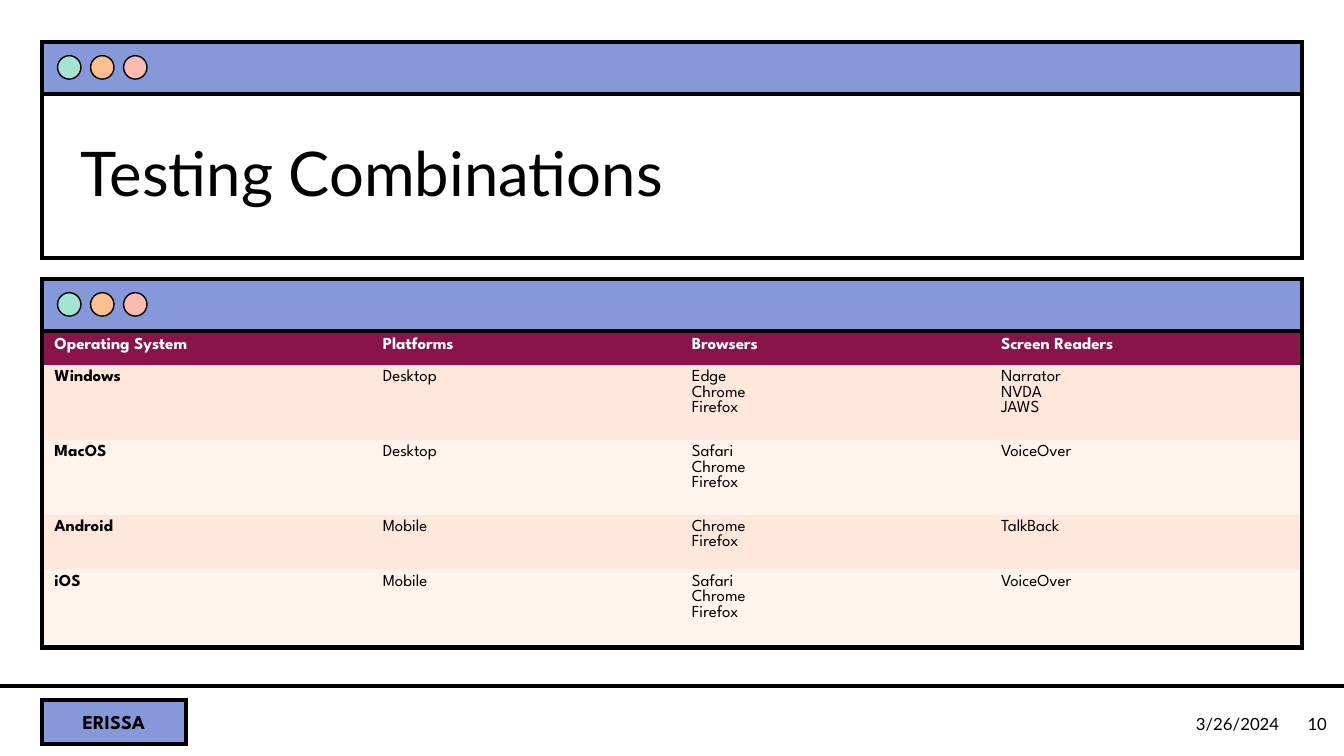
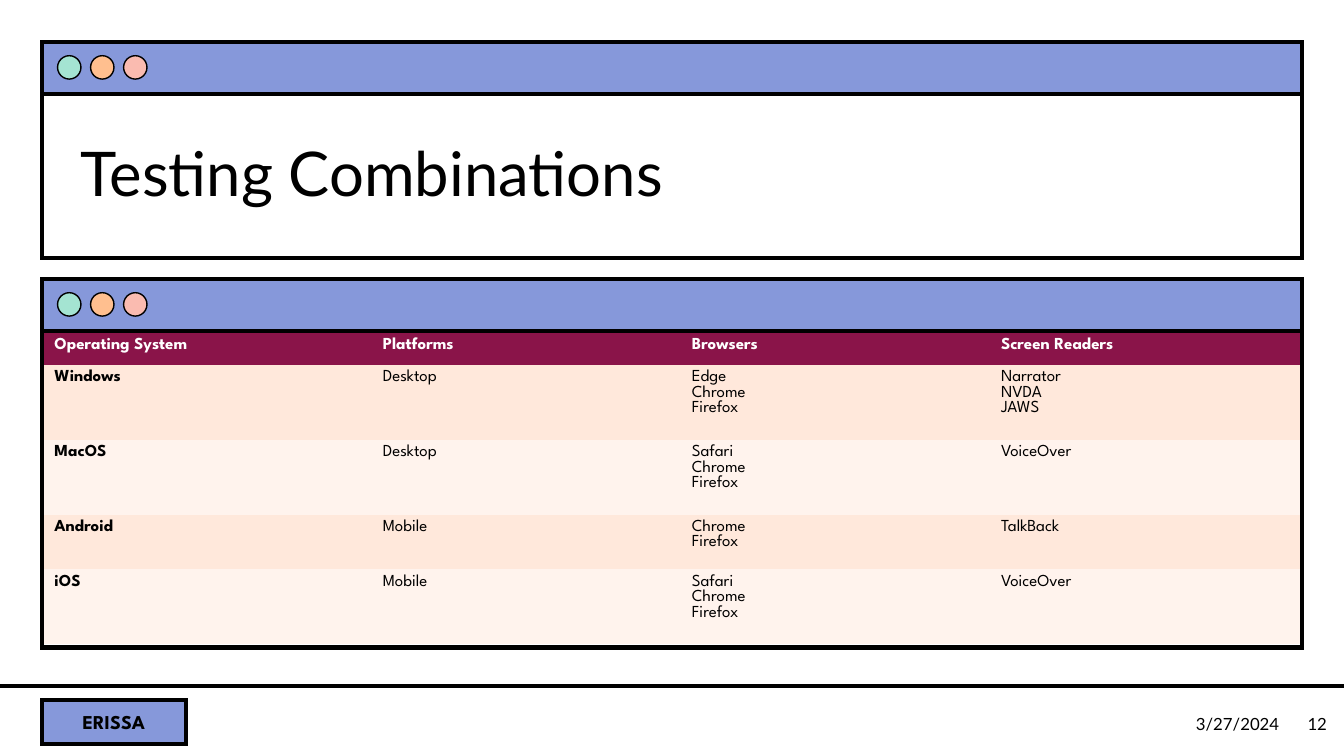
Before and after one commit to CorgiDev/A11y-Materials, a slide deck: slide 12 of Presentations/2024 Presentations/Accessibility Testing with Screen Reader.pptx (slide 10 before the commit). Drawn at 1344x756 pixels with LibreOffice and Linux fonts; fonts in the diff are those of the drawing; background and template pictures are left out. Boxes give left, top, right and bottom in pixels: in the first picture for what was removed or moved away, otherwise in the second. Text is boxed around its words. In the diff, an @@ line names an element or a change of style, - is before the commit and + after.

```diff
--- a/Presentations/2024 Presentations/Accessibility Testing with Screen Reader.pptx
+++ b/Presentations/2024 Presentations/Accessibility Testing with Screen Reader.pptx
@@ text at box(1196, 717, 1279, 731): text changed @@
-3/26/2024
+3/27/2024
@@ page number at box(1308, 718, 1327, 730): text changed @@
-10
+12
```
Also in this commit, not shown: 12 other slides changed.
